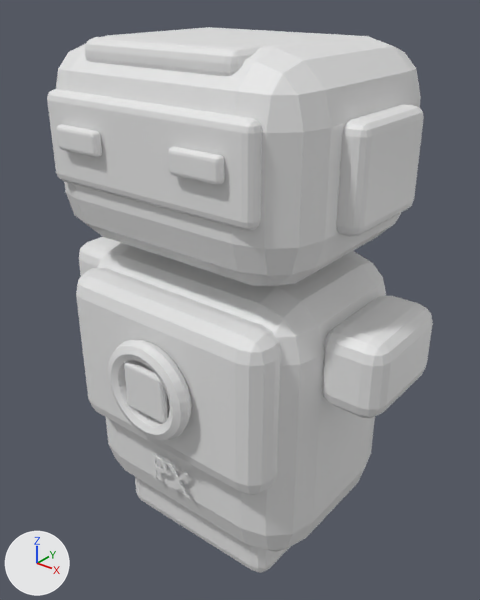
Before and after pictures for a commit that changed the FBX model Assets/Resources/Visuals/robot_body.fbx.
One viewpoint serves both versions: a 50 mm lens placed at (1.008, -1.246, 1.988), pointed at (-0.004, 0.018, 1.204). The axes (+X, +Y, +Z) are drawn at lower left. The lights are the same throughout. The older version comes first. Where no turn or scale is listed for an object, it has been applied to the vertices.

In view in the first picture: 'Brow', 'Chassis', 'Chest armor', 'Chest reactor', 'Eye LED', 'Eye LED.001', 'Helmet', 'Helmet ear.001', 'Reactor glow', 'Shoulder', 'Shoulder.001', 'Visor', 'Waist' and 1 more.
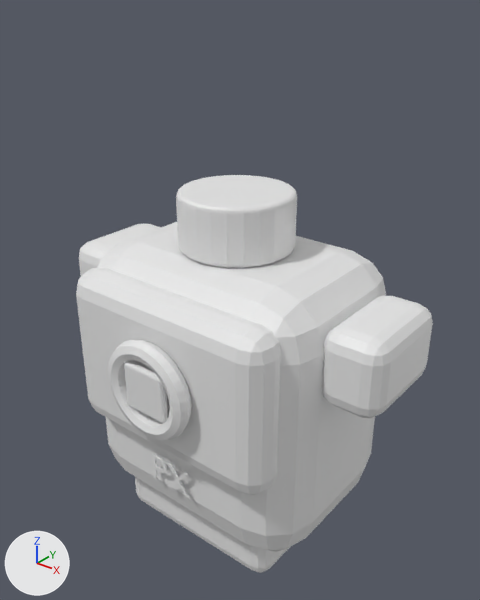
The change, as a list of edits to the scene's bpy script:
```text
Remove ob_helmet_ear_001:
    ob_helmet_ear_001 = bpy.data.objects.new('Helmet ear.001', me_cube_009)
    ob_helmet_ear_001.location = (0.38, 0.0, 1.63)
Remove ob_eye_led_001:
    ob_eye_led_001 = bpy.data.objects.new('Eye LED.001', me_cube_007)
    ob_eye_led_001.location = (0.17, -0.332, 1.67)
Remove ob_eye_led:
    ob_eye_led = bpy.data.objects.new('Eye LED', me_cube_006)
    ob_eye_led.location = (-0.17, -0.332, 1.67)
Remove ob_brow:
    ob_brow = bpy.data.objects.new('Brow', me_cube_010)
    ob_brow.location = (0.0, -0.15, 1.84)
Remove ob_helmet:
    ob_helmet = bpy.data.objects.new('Helmet', me_cube_004)
    ob_helmet.location = (0.0, 0.0, 1.63)
Remove ob_visor:
    ob_visor = bpy.data.objects.new('Visor', me_cube_005)
    ob_visor.location = (0.0, -0.3, 1.66)
```

Changed parts and their boxes [x1, y1, x2, y2] in the pictures (480 x 600 px):
'Helmet', deleted: before [56, 27, 421, 286]
'Visor', deleted: before [47, 89, 262, 231]
'Helmet ear.001', deleted: before [336, 104, 424, 237]
'Brow', deleted: before [85, 32, 295, 77]
'Eye LED.001', deleted: before [168, 146, 225, 185]
'Eye LED', deleted: before [57, 124, 102, 157]
'Neck', unchanged, uncovered by the edit: after [176, 175, 297, 268]
